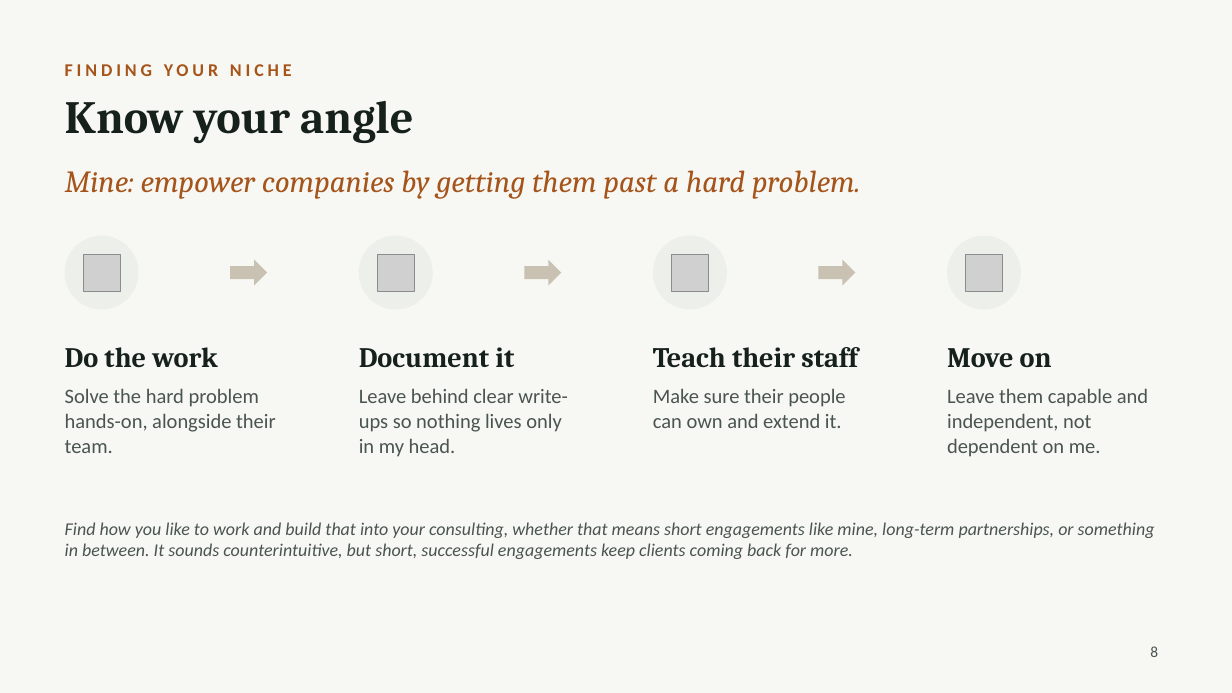
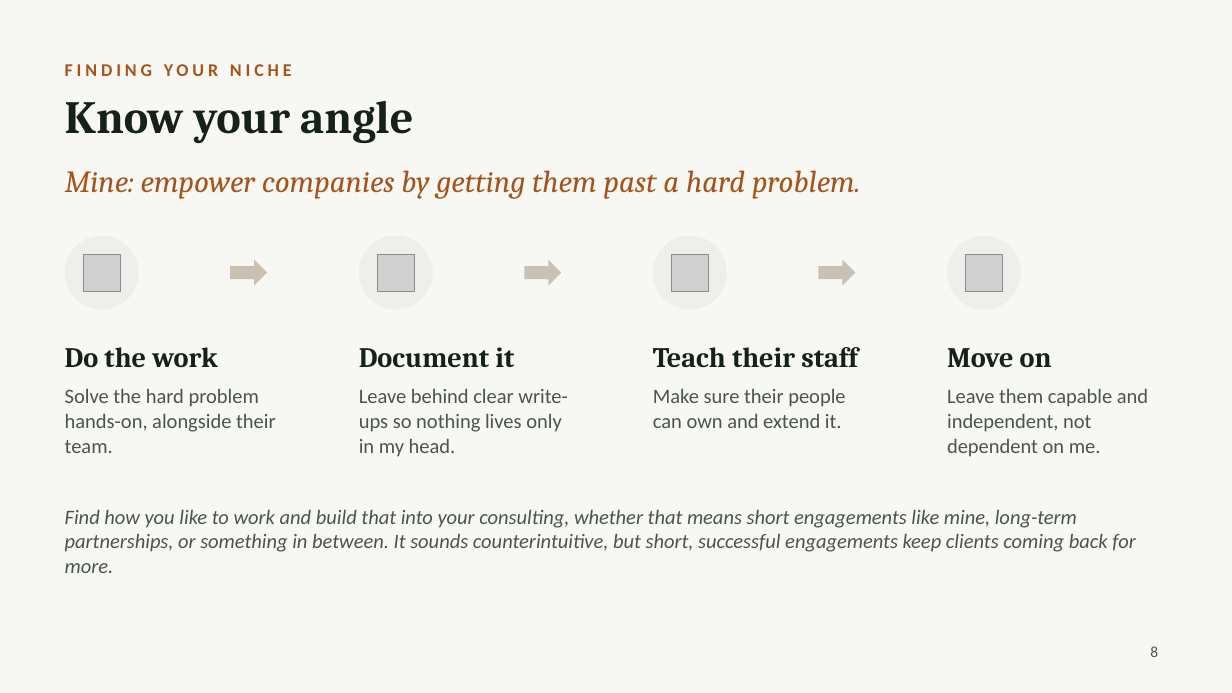
Before and after one commit to jzonthemtn/being-a-consultant, a slide deck: slide 8 of going-independent.pptx. Drawn at 1232x693 pixels with LibreOffice and Linux fonts; fonts in the diff are those of the drawing; grey boxes stand for pictures. Boxes give left, top, right and bottom in pixels: in the first picture for what was removed or moved away, otherwise in the second. Text is boxed around its words. In the diff, an @@ line names an element or a change of style, - is before the commit and + after.

```diff
--- a/going-independent.pptx
+++ b/going-independent.pptx
@@ text "Find how you like to ...": place and size @@
-text "Find how you like to ..." at (65, 522, 1155, 559)
+text "Find how you like to ..." at (65, 509, 1136, 573)
@@ text "Find how you like to ..." at (65, 509, 1136, 573): size 14 to 16 pt @@
```
Also in this commit, not shown: 4 other slides changed, 3 other files.
